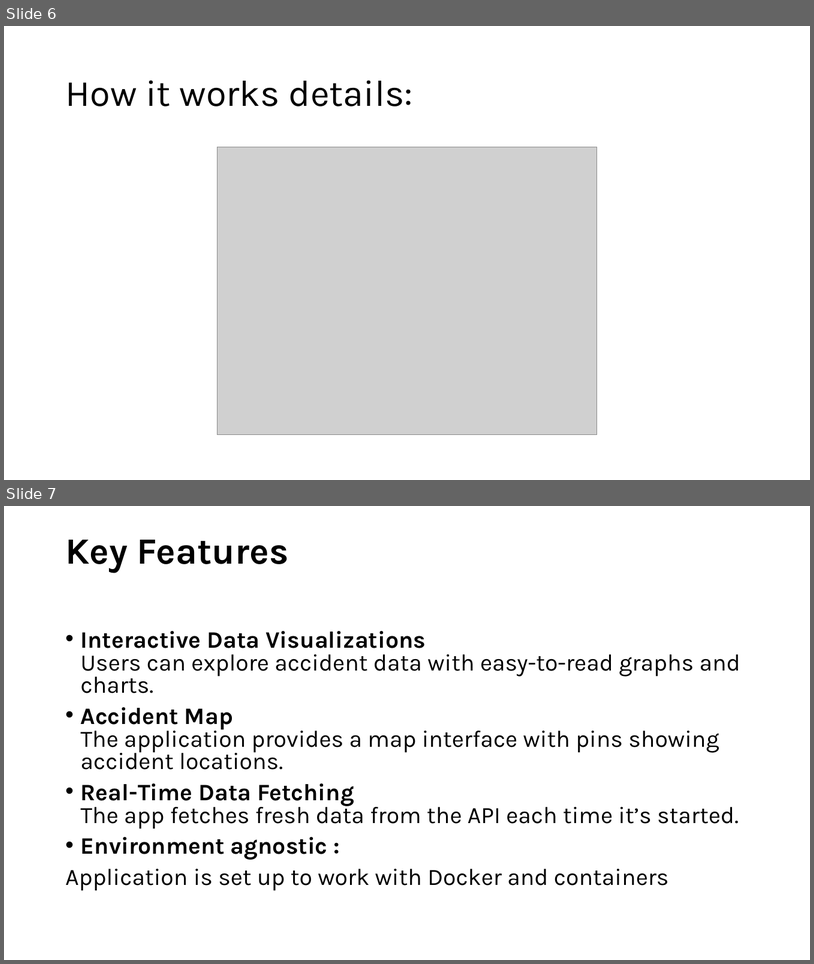
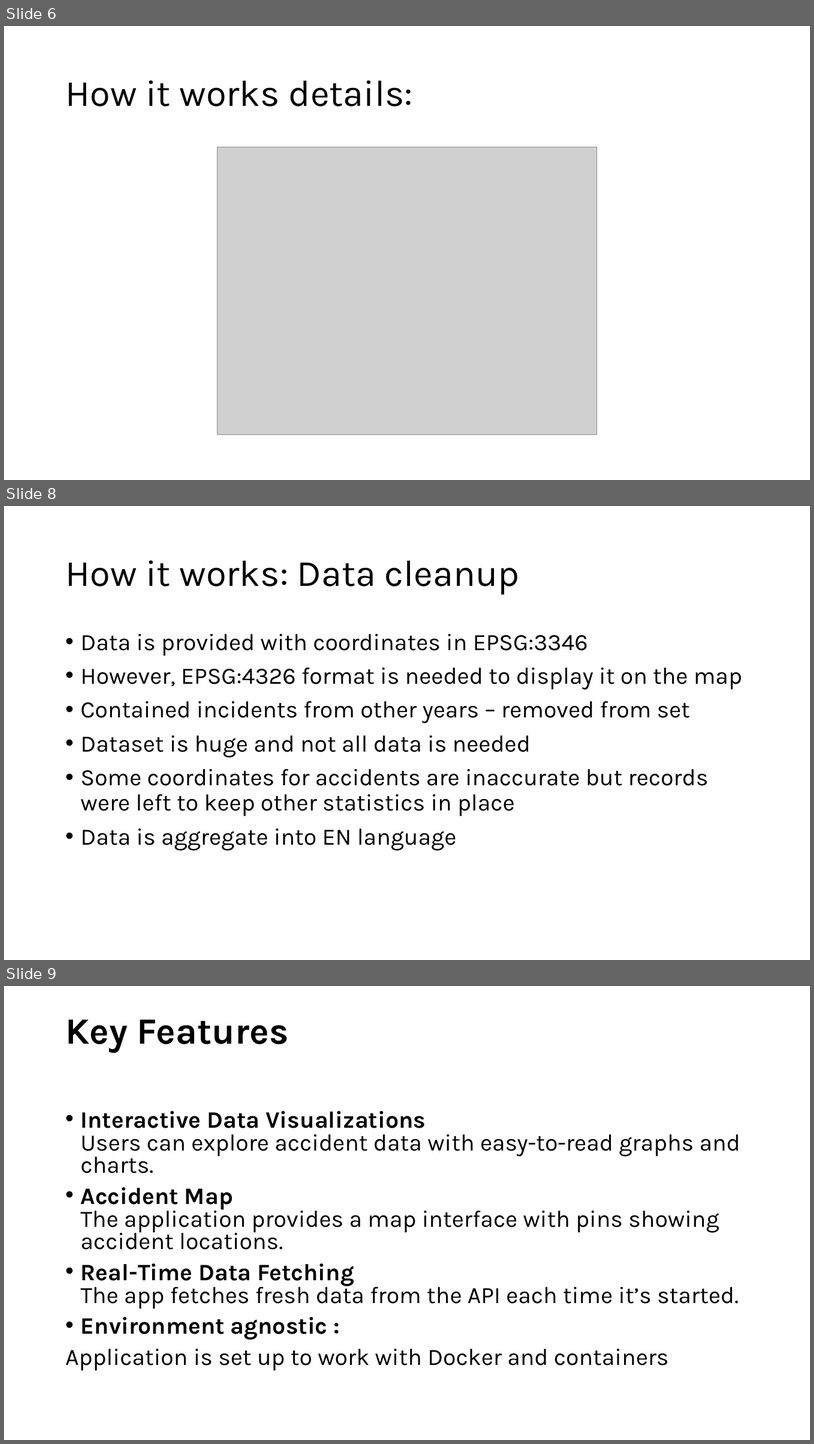
Before and after one commit to tasinzulkernain/business_school_project, a slide deck: ugnius_eirikas_project/data_course_app.pptx. Shown one above the other, each under a label of ours: slides 6 and 7 before the commit, slides 6, 8 and 9 after it; the slides between them are not shown. The pictures are 814x964 and 814x1444 pixels, drawn with LibreOffice and Linux fonts; fonts in the diff are those of the drawing; grey boxes stand for pictures. Boxes give left, top, right and bottom in pixels: in the first picture for what was removed or moved away, otherwise in the second. Text is boxed around its words. In the diff, an @@ line names an element or a change of style, - is before the commit and + after.

```diff
--- a/ugnius_eirikas_project/data_course_app.pptx
+++ b/ugnius_eirikas_project/data_course_app.pptx
@@ slide 8 added at (4,506,810,960), background #FFFFFF @@
@@ title added at (65,560,520,595), 44 pt, text #000000 @@
+How it works: Data cleanup
@@ text added at (81,634,743,850), 28 pt, text #000000 @@
+• Data is provided with coordinates in EPSG:3346
+• However, EPSG:4326 format is needed to display it on the map
+• Contained incidents from other years – removed from set
+• Dataset is huge and not all data is needed
+• Some coordinates for accidents are inaccurate but records were left to keep other statistics in place
+• Data is aggregate into EN language
@@ what was slide 7 is now slide 9 @@
```
Also in this commit, not shown: 3 slides changed, 2 other slides added, 1 slide removed, 1 other file.
